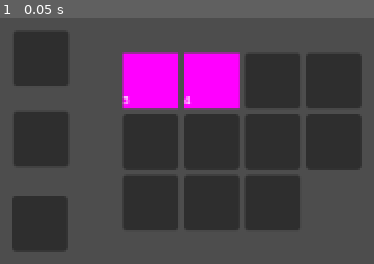
Above: before the commit, frame 1.
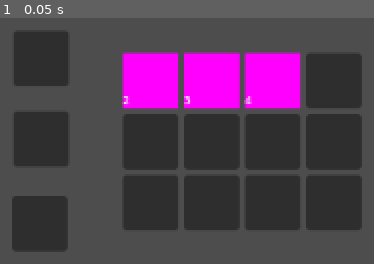
Above: after the commit, the same moment.

Repository: twiederk/ItemSystemAndInventory
Game: Godot game, scene res://test_scene.tscn
Two runs of this game, one before a commit and one after it. Both use one fixed random seed, a clock stepped at 60 frames per second and the inputs below.
Inputs:
- Up to frame 1 (0.05 s): no input

The runs differ from the first frame. In frame 1, 7.0% of the frame differs, in the area x 33-97%, y 13-87%.

Commit message:
Added database and assets

Diff:
--- a/autoload/database.json
+++ b/autoload/database.json
@@ -0,0 +1,27 @@
+{
+	"0" : {
+		"texture" : "Body.png",
+		"slot_type" : 2,
+		"ATK" : 3
+	},
+	"1" : {
+		"texture" : "Head.png",
+		"slot_type" : 1,
+		"ATK" : 2
+	},
+	"2" : {
+		"texture" : "Leg.png",
+		"slot_type" : 3,
+		"ATK" : 1
+	},
+	"3" : {
+		"texture" : "Bow.png",
+		"slot_type" : 4,
+		"ATK" : 2
+	},
+	"4" : {
+		"texture" : "Crossbow.png",
+		"slot_type" : 4,
+		"ATK" : 6
+	}
+}
--- a/test_scene.tscn
+++ b/test_scene.tscn
@@ -1,8 +1,10 @@
-[gd_scene load_steps=6 format=3 uid="uid://mjo6yj8aeq3n"]
+[gd_scene load_steps=7 format=3 uid="uid://mjo6yj8aeq3n"]
 
 [ext_resource type="PackedScene" uid="uid://dsqbijpge5day" path="res://slot.tscn" id="1_62tsn"]
 [ext_resource type="PackedScene" uid="uid://3o5vas75u07g" path="res://passive_slot.tscn" id="2_nehys"]
 [ext_resource type="Script" path="res://Character.gd" id="2_vbphl"]
+
+[sub_resource type="PlaceholderTexture2D" id="PlaceholderTexture2D_tdhx2"]
 
 [sub_resource type="PlaceholderTexture2D" id="PlaceholderTexture2D_w3fbf"]
 
@@ -22,6 +24,14 @@
 offset_right = 40.0
 offset_bottom = 40.0
 columns = 4
+
+[node name="slot1" parent="UI/Inventory" instance=ExtResource("1_62tsn")]
+layout_mode = 2
+
+[node name="TextureRect" parent="UI/Inventory/slot1" index="0"]
+texture = SubResource("PlaceholderTexture2D_tdhx2")
+slot_type = 1
+ATK = 2
 
 [node name="slot2" parent="UI/Inventory" instance=ExtResource("1_62tsn")]
 layout_mode = 2
@@ -104,5 +114,6 @@
 offset_right = -83.0
 offset_bottom = -1.0
 
+[editable path="UI/Inventory/slot1"]
 [editable path="UI/Inventory/slot2"]
 [editable path="UI/Inventory/slot3"]
Binary file added: assets/Body.png
Not shown, added: assets/Body.png.import
Binary file added: assets/Bow.png
Not shown, added: assets/Bow.png.import
Binary file added: assets/Crossbow.png
Not shown, added: assets/Crossbow.png.import
Binary file added: assets/Head.png
Not shown, added: assets/Head.png.import
Binary file added: assets/Leg.png
Not shown, added: assets/Leg.png.import
Not shown, added: assets/tile040.png.import
